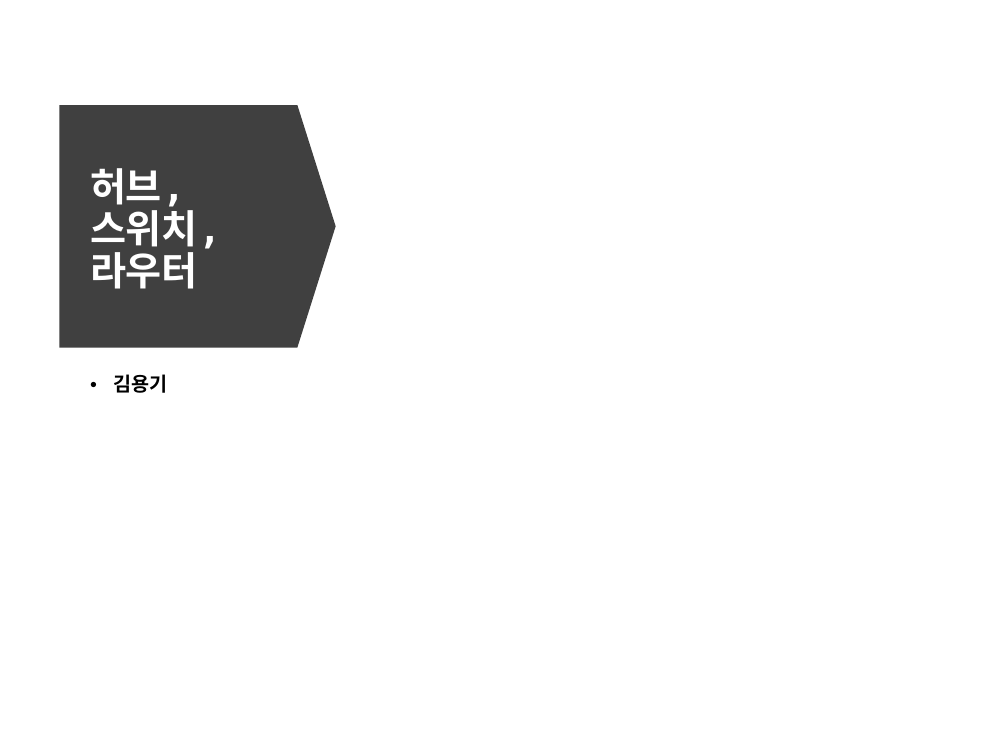
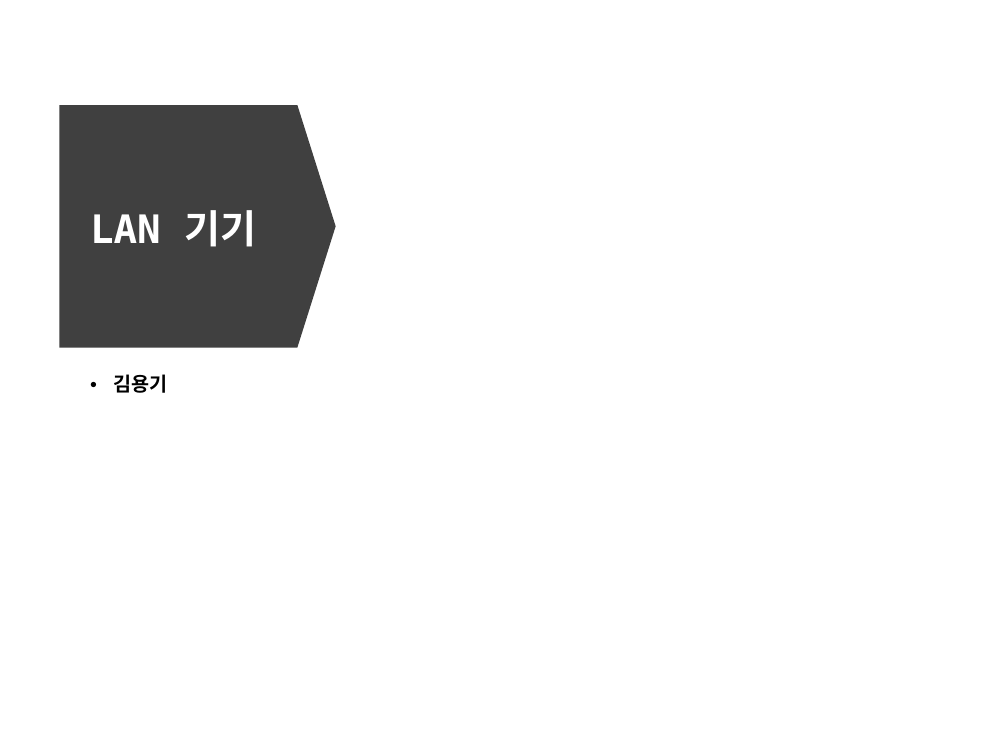
Before and after one commit to cs-study-org/cs-study, a slide deck: slide 1 of 13/yongki/LANdevice.pptx. Drawn at 1008x756 pixels with LibreOffice and Linux fonts; fonts in the diff are those of the drawing. Boxes give left, top, right and bottom in pixels: in the first picture for what was removed or moved away, otherwise in the second. Text is boxed around its words. In the diff, an @@ line names an element or a change of style, - is before the commit and + after.

```diff
--- a/13/yongki/LANdevice.pptx
+++ b/13/yongki/LANdevice.pptx
@@ title at (90,210,256,247): text changed @@
-허브,
-스위치,
-라우터
+LAN 기기
```
Also in this commit, not shown: 8 other slides changed, 5 slides added, 1 slide removed.
